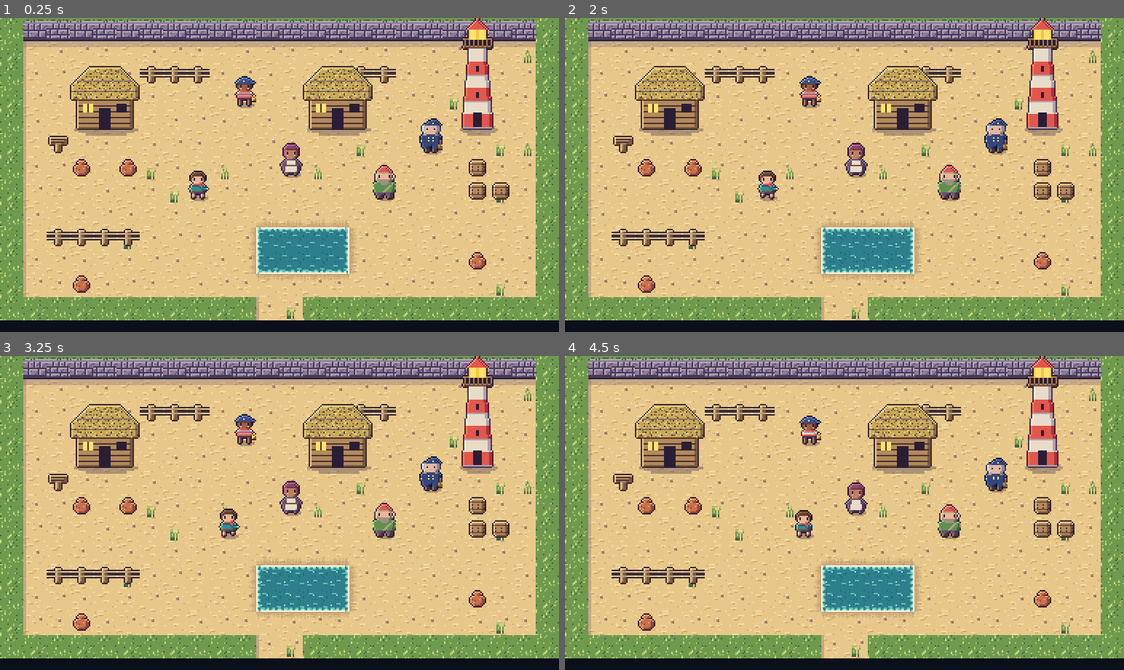
Above: before the commit, frames 1-4 (two rows, left to right).
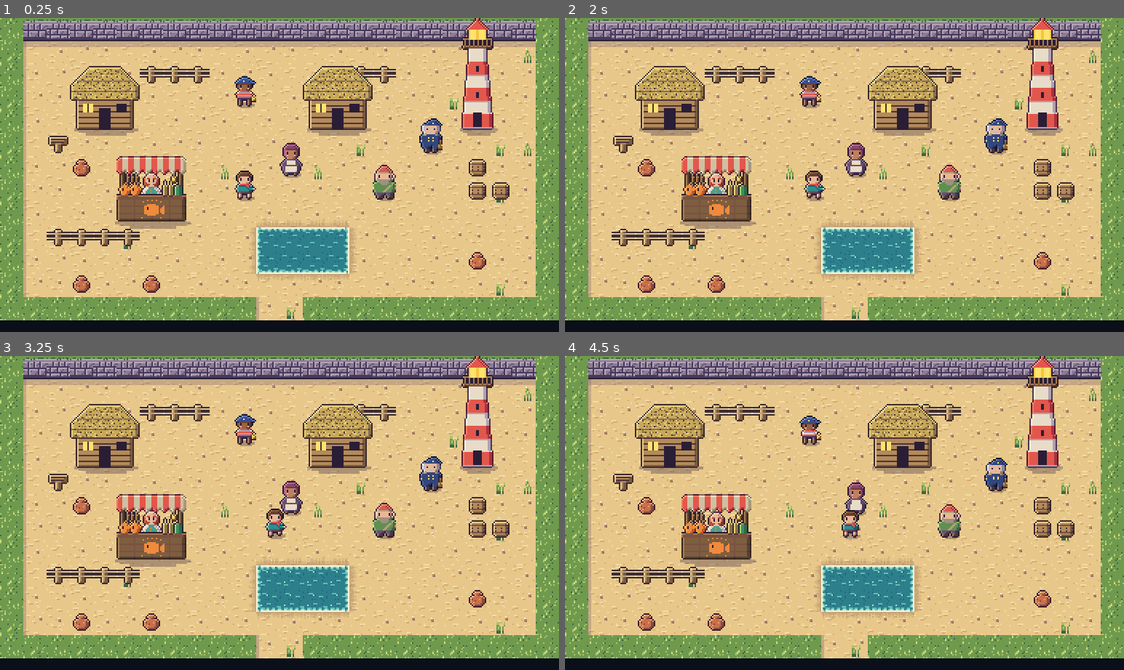
Above: after the commit, the same moments.

Repository: ashciraulo/Leviathan
Game: Godot game, scene res://rooms/room_0_-1.tscn
Same seed, same stepped clock (60 frames per second), same inputs: the game is played once before the commit and once after it. This scene is started directly instead of the project's main scene.
Inputs (mouse positions are in pixels of both pictures, inside the frame that each line leads up to):
- Up to frame 1 (0.25 s): no input
- Up to frame 2 (2 s): tap Enter (ui_accept) at 0.5, 0.77, 1.07 s; move the mouse to (967, 159) at 0.52 s; hold D (move_right) 0.53-1.25 s; hold J (attack) 0.53-1.25 s; click (967, 159) at 0.67 s; tap K (interact) at 0.8 s; drag from (732, 190) to (816, 237) at 1.27 s
- Up to frame 3 (3.25 s): move the mouse to (335, 443) at 2.02 s; hold D (move_right) 2.03-2.75 s; hold Enter (ui_accept) 2.03-2.75 s; click (335, 443) at 2.17 s; tap J (attack) at 2.3 s; drag from (251, 575) to (111, 465) at 2.77 s
- Up to frame 4 (4.5 s): move the mouse to (1012, 560) at 3.52 s; hold A (move_left) 3.53-4.25 s; hold H (hum) 3.53-4.25 s; click (1012, 560) at 3.67 s; tap Enter (ui_accept) at 3.77, 3.8, 4.07 s; tap M (map) at 4.15 s; drag from (676, 465) to (760, 434) at 4.27 s

The runs differ from the first frame. In frame 1, 3.2% of the frame differs, in the area x 20-46%, y 43-88%; in frame 2, 3.2%; in frame 3, 3.2%; in frame 4, 3.2%.

Commit message:
Marlo Pike's shop: a market stall in Saltmarrow and wares for glints
- Marlo Pike, Saltmarrow's trader: sprite, portrait and a striped market
  stall (room letter 7) with his wares on the counter. Wren talks to him
  across the counter; his wares come up after he's had his say.
- ShopMenu: puffer bombs (after the Hull), lamp oil and kelp tonic (fills
  an empty jar), priced in one STOCK table. Rows show why they can't be
  bought (full, no empty jar); short purses get a refusal sound.
- Dialogue: introduction, puffers after the Hull, a word after the ending,
  and thanks after a trade. Pell and a pot in Saltmarrow moved to make room.
- shop_buy and shop_short sounds; smoke tests; SHOTS_ONLY=shop.

Co-Authored-By: Claude Opus 5.5 <noreply@anthropic.com>
Claude-Session: https://claude.ai/code/session_01UYEn5W5LpGkpUT361h8ASu

Diff:
--- a/locale/strings.csv
+++ b/locale/strings.csv
@@ -535,6 +535,18 @@
 NETTLE_BELL_2,Yes! I knew you saw.
 NETTLE_WAYSHELL_1,"Hessa gave you the old keepers' shell? Then you're a proper keeper now."
 NETTLE_WAYSHELL_2,"When you're old, I'll take over. That's the plan."
+NAME_MARLO,Marlo Pike
+MARLO_1,"Pike's the name, Marlo Pike. If it's worth having in Saltmarrow, it crosses this counter first."
+MARLO_2,"Glints only, mind. Shells and promises I can pick up off the beach for nothing."
+MARLO_AGAIN,"Back again, young keeper? Go on, have a look."
+MARLO_PUFFERS_1,"You cracked that old hull open! The puffers are back in the shallows, fat as you like."
+MARLO_PUFFERS_2,"Dried, and stuffed with blast-salt. Keep them well away from that lamp of yours."
+MARLO_THANKS,"Pleasure doing business. Mind how you go."
+MARLO_END,"Quiet tides now. Good for trade. Good for sleeping, too, I find."
+SHOP_TITLE,Pike's Wares
+SHOP_LEAVE,Leave
+SHOP_FULL,Full
+SHOP_NO_JAR,No empty jar
 NAME_AGNA,Agna Holt
 AGNA_1,"A keeper's cap. Haven't seen one of those up the pass in years."
 AGNA_2,"This is the Kiln. All seven bells were cast in there, from bronze and the Old One's shed scale."
--- a/rooms/room_0_-1.tscn
+++ b/rooms/room_0_-1.tscn
@@ -12,10 +12,10 @@
 #.........5............#
 #...H.........H.....L..#
 #.n...............h....#
-#..o.o......3.......u..#
-#.......2.......4...uu.#
-#......................#
+#..o........3.......u..#
+#.........2.....4...uu.#
+#.....7................#
 #.ffff.....~~~~........#
 #..........~~~~.....o..#
-#..o...................#
+#..o..o................#
 ###########..###########"
--- a/scripts/art/art.gd
+++ b/scripts/art/art.gd
@@ -30,6 +30,7 @@
 const FENCE := preload("res://assets/props/fence.png")
 const SIGN := preload("res://assets/props/sign.png")
 const HUT := preload("res://assets/props/hut.png")
+const MARKET_STALL := preload("res://assets/props/market_stall.png")
 const LIGHTHOUSE := preload("res://assets/props/lighthouse.png")
 const WORLD_TILES := preload("res://assets/tiles/world.png")
 const MANGROVE := preload("res://assets/props/mangrove.png")
@@ -45,6 +46,7 @@
 const VILLAGER_PELL := preload("res://assets/sprites/villager_pell.png")
 const VILLAGER_NETTLE := preload("res://assets/sprites/villager_nettle.png")
 const VILLAGER_AGNA := preload("res://assets/sprites/villager_agna.png")
+const VILLAGER_MARLO := preload("res://assets/sprites/villager_marlo.png")
 const VILLAGER_LOWE := preload("res://assets/sprites/villager_lowe.png")
 const VILLAGER_MURMUR := preload("res://assets/sprites/villager_murmur.png")
 const VILLAGER_VAEL := preload("res://assets/sprites/villager_vael.png")
@@ -69,6 +71,7 @@
 const PORTRAIT_VAEL_KEEPER := preload("res://assets/portraits/vael_keeper.png")
 const PORTRAIT_MARGA := preload("res://assets/portraits/marga.png")
 const PORTRAIT_DUNSTAN := preload("res://assets/portraits/dunstan.png")
+const PORTRAIT_MARLO := preload("res://assets/portraits/marlo.png")
 
 const FLASH_SHADER := """
 shader_type canvas_item;
--- a/scripts/autoload/audio.gd
+++ b/scripts/autoload/audio.gd
@@ -173,6 +173,8 @@
 	"ui_move": {"wave": "square", "f0": 880.0, "f1": 880.0, "dur": 0.03, "vol": 0.18},
 	"ui_select": {"wave": "square", "f0": 660.0, "f1": 990.0, "dur": 0.08, "vol": 0.22},
 	"ui_back": {"wave": "square", "f0": 660.0, "f1": 440.0, "dur": 0.08, "vol": 0.22},
+	"shop_buy": {"wave": "square", "f0": 1320.0, "f1": 1760.0, "dur": 0.16, "vol": 0.25, "steps": 2},
+	"shop_short": {"wave": "square", "f0": 220.0, "f1": 180.0, "dur": 0.14, "vol": 0.25},
 	"ui_open": {"wave": "triangle", "f0": 440.0, "f1": 660.0, "dur": 0.1, "vol": 0.3},
 	"text_blip": {"wave": "square", "f0": 1100.0, "f1": 1100.0, "dur": 0.02, "vol": 0.1},
 	"pickup": {"wave": "square", "f0": 1320.0, "f1": 1760.0, "dur": 0.06, "vol": 0.25},
--- a/scripts/dialogue/conversations.gd
+++ b/scripts/dialogue/conversations.gd
@@ -32,9 +32,17 @@
 	"vael_keeper": ["NAME_VAEL", Art.PORTRAIT_VAEL_KEEPER],
 	"marga": ["NAME_MARGA", Art.PORTRAIT_MARGA],
 	"dunstan": ["NAME_DUNSTAN", Art.PORTRAIT_DUNSTAN],
+	"marlo": ["NAME_MARLO", Art.PORTRAIT_MARLO],
 }
 
 const TALKS := {
+	# Marlo Pike talks across his stall's counter; his wares come after.
+	"marlo": [
+		{"if": ["seen_ending"], "lines": ["MARLO_END"]},
+		{"if": ["met_marlo", "tidebell_hull"], "unless": ["marlo_puffers"], "set": ["marlo_puffers"], "lines": ["MARLO_PUFFERS_1", "MARLO_PUFFERS_2"]},
+		{"if": ["met_marlo"], "lines": ["MARLO_AGAIN"]},
+		{"set": ["met_marlo"], "lines": ["MARLO_1", "MARLO_2"]},
+	],
 	"hessa": [
 		{"if": ["seen_hessa_confession"], "lines": ["HESSA_AFTER_TURN"]},
 		{"if": ["seen_wayshell"], "lines": ["HESSA_AFTER_BELL"]},
--- /dev/null
+++ b/scripts/shop/market_stall.gd
@@ -0,0 +1,49 @@
+class_name MarketStall
+extends StaticBody2D
+## Marlo Pike's stall in Saltmarrow: a counter under a striped awning with
+## Marlo behind it. Talking at the counter gets a word from Marlo, then his
+## wares (ShopMenu). Rooms place it with the letter 7.
+
+## Where Marlo stands, behind the counter.
+const MARLO_AT := Vector2(0, -12)
+## Solid from the counter's front back to the wall behind Marlo, so nobody
+## walks round behind the stall.
+const FOOTPRINT := Vector2(46, 26)
+
+var marlo: Npc
+var _busy := false
+
+
+func _ready() -> void:
+	add_to_group("interactable")
+	add_to_group("market_stall")
+	Layers.assign(self, Layers.WORLD, [])
+	add_child(Layers.rect_shape(FOOTPRINT, Vector2(0, -FOOTPRINT.y / 2.0)))
+	var shade := Art.shadow(true)
+	shade.scale = Vector2(FOOTPRINT.x / 14.0, 1.5)
+	add_child(shade)
+	# Marlo first, so the counter draws over his legs.
+	marlo = Npc.new("marlo")
+	marlo.position = MARLO_AT
+	add_child(marlo)
+	# He is talked to across the counter, not directly.
+	marlo.remove_from_group("interactable")
+	add_child(Art.sprite(Art.MARKET_STALL, 1, 1, 44))
+
+
+func interact() -> void:
+	if _busy or DialogueBox.is_open:
+		return
+	_busy = true
+	if not marlo.current_pages().is_empty():
+		marlo.interact()
+		await Events.dialogue_finished
+		if not is_inside_tree():
+			return
+	var menu := ShopMenu.new()
+	get_tree().current_scene.add_child(menu)
+	var bought: bool = await menu.closed
+	if bought and is_inside_tree():
+		Events.conversation_requested.emit(Conversations.pages("marlo", {"lines": ["MARLO_THANKS"]}))
+		await Events.dialogue_finished
+	_busy = false
--- /dev/null
+++ b/scripts/shop/shop_menu.gd
@@ -0,0 +1,209 @@
+class_name ShopMenu
+extends CanvasLayer
+## Marlo Pike's wares: pick a row and pay in glints. Opens over the paused
+## game after Marlo has had his say, and closes on Leave or Back.
+##
+## Stock rows: {id, count, price} hand over `count` of an item; {jar: contents,
+## price} fills an empty jar. "if" is a flag the row waits for. Prices are
+## kept here in one table so they are easy to retune.
+
+signal closed(bought: bool)
+
+const STOCK := [
+	{"id": "puffer_bombs", "count": 5, "price": 20, "if": "tidebell_hull"},
+	{"id": "lamp_oil", "count": 3, "price": 15},
+	{"jar": Items.JAR_POTION, "price": 30},
+]
+const PANEL := Rect2(64, 14, 256, 134)
+const INFO := Rect2(64, 152, 256, 44)
+const FIRST_ROW := Vector2(80, 58)
+const ROW_STEP := 22
+## The press that closed Marlo's dialogue mustn't also buy something.
+const INPUT_DELAY := 0.2
+const SHAKE_TIME := 0.3
+const FLASH_TIME := 0.35
+
+var _rows: Array = []
+var _cursor := 0
+var _time := 0.0
+var _bought := false
+var _done := false
+var _shake := 0.0
+var _flash := 0.0
+## Glints just spent, floating up from the purse.
+var _spent := 0
+var _spent_time := 0.0
+var _canvas: Control
+
+
+func _ready() -> void:
+	layer = 25
+	process_mode = Node.PROCESS_MODE_ALWAYS
+	add_to_group("shop_menu")
+	_rows = rows()
+	get_tree().paused = true
+	_canvas = Control.new()
+	_canvas.set_anchors_preset(Control.PRESET_FULL_RECT)
+	_canvas.mouse_filter = Control.MOUSE_FILTER_IGNORE
+	_canvas.draw.connect(_draw_menu)
+	add_child(_canvas)
+	Audio.play_sfx("ui_open")
+
+
+## The rows on sale now (stock waiting on a flag is left out).
+static func rows() -> Array:
+	var out: Array = []
+	for row: Dictionary in STOCK:
+		if row.has("if") and not GameState.has_flag(str(row["if"])):
+			continue
+		out.append(row)
+	return out
+
+
+## Why a row can't be bought right now: "" if it can, else a reason key.
+static func blocked(row: Dictionary) -> String:
+	if row.has("jar"):
+		if GameState.jars.is_empty() or not Items.JAR_EMPTY in GameState.jars:
+			return "SHOP_NO_JAR"
+	elif GameState.item_count(str(row["id"])) >= Items.max_count(str(row["id"])):
+		return "SHOP_FULL"
+	return ""
+
+
+static func can_afford(row: Dictionary) -> bool:
+	return GameState.item_count("glint") >= int(row["price"])
+
+
+## Buys row i. False (and nothing changes) if it can't be bought.
+func buy(i: int) -> bool:
+	var row: Dictionary = _rows[i]
+	if blocked(row) != "" or not can_afford(row):
+		_shake = SHAKE_TIME
+		Audio.play_sfx("shop_short")
+		return false
+	GameState.take_item("glint", int(row["price"]))
+	if row.has("jar"):
+		GameState.fill_jar(str(row["jar"]))
+	else:
+		GameState.give_item(str(row["id"]), int(row["count"]), false)
+	_bought = true
+	_flash = FLASH_TIME
+	_spent = int(row["price"])
+	_spent_time = 0.0
+	Audio.play_sfx("shop_buy")
+	return true
+
+
+func close() -> void:
+	if _done:
+		return
+	_done = true
+	Audio.play_sfx("ui_back")
+	get_tree().paused = false
+	queue_free()
+	closed.emit(_bought)
+
+
+func _process(delta: float) -> void:
+	_time += delta
+	_shake = maxf(_shake - delta, 0.0)
+	_flash = maxf(_flash - delta, 0.0)
+	_spent_time += delta
+	_canvas.queue_redraw()
+
+
+func _input(event: InputEvent) -> void:
+	if event is InputEventMouseMotion or _done:
+		return
+	get_viewport().set_input_as_handled()
+	if _time < INPUT_DELAY:
+		return
+	var dir := MenuKit.direction(event)
+	if dir.y != 0:
+		_cursor = posmod(_cursor + dir.y, _rows.size() + 1)
+		Audio.play_sfx("ui_move")
+	elif MenuKit.cancel(event) or event.is_action_pressed("pause"):
+		close()
+	elif MenuKit.confirm(event):
+		if _cursor == _rows.size():
+			close()
+		else:
+			buy(_cursor)
+
+
+func _row_rect(i: int) -> Rect2:
+	return Rect2(FIRST_ROW + Vector2(0, i * ROW_STEP), Vector2(PANEL.size.x - 32, 20))
+
+
+func _draw_menu() -> void:
+	var c := _canvas
+	c.draw_rect(Rect2(Vector2.ZERO, Vector2(384, 216)), Color(0, 0, 0, 0.45))
+	MenuKit.draw_panel(c, PANEL)
+	MenuKit.draw_panel(c, INFO)
+	# Marlo at the top, and the purse.
+	c.draw_texture(Art.PORTRAIT_MARLO, PANEL.position + Vector2(12, 10))
+	MenuKit.draw_text(c, "NAME_MARLO", PANEL.position + Vector2(50, 12), MenuKit.TEXT_HEAD)
+	MenuKit.draw_text(c, "SHOP_TITLE", PANEL.position + Vector2(50, 24), MenuKit.TEXT_GOLD)
+	var purse := Vector2(PANEL.end.x - 60, PANEL.position.y + 14)
+	MenuKit.draw_icon(c, "glint", purse)
+	MenuKit.draw_text(c, "x %d" % GameState.item_count("glint"), purse + Vector2(18, 4))
+	if _spent > 0 and _spent_time < 0.8:
+		var a := 1.0 - _spent_time / 0.8
+		MenuKit.draw_text(c, "-%d" % _spent, purse + Vector2(18, -6 - _spent_time * 10.0), Color(MenuKit.TEXT_WARN, a))
+	c.draw_rect(Rect2(PANEL.position + Vector2(10, 46), Vector2(PANEL.size.x - 20, 1)), MenuKit.TEXT_DIM)
+	for i in _rows.size():
+		_draw_row(i)
+	var leave := _row_rect(_rows.size())
+	MenuKit.draw_text(c, "SHOP_LEAVE", leave.position + Vector2(26, 6), MenuKit.TEXT if _cursor == _rows.size() else MenuKit.TEXT_DIM)
+	var cursor_rect := _row_rect(_cursor)
+	if _cursor == _rows.size():
+		cursor_rect = Rect2(leave.position + Vector2(22, 2), Vector2(MenuKit.text_width(c, "SHOP_LEAVE") + 8, 16))
+	MenuKit.draw_cursor(c, cursor_rect)
+	_draw_info()
+
+
+func _draw_row(i: int) -> void:
+	var c := _canvas
+	var row: Dictionary = _rows[i]
+	var r := _row_rect(i)
+	if i == _cursor and _shake > 0.0:
+		r.position.x += round(sin(_shake * 60.0) * 2.0)
+	if i == _cursor and _flash > 0.0:
+		c.draw_rect(r, Color(MenuKit.TEXT_GOLD, 0.25 * _flash / FLASH_TIME))
+	var reason := blocked(row)
+	MenuKit.draw_slot(c, r.position)
+	var icon_at := r.position + Vector2(2, 2)
+	if row.has("jar"):
+		MenuKit.draw_icon_frame(c, Items.JAR_ICONS[row["jar"]], icon_at)
+	else:
+		MenuKit.draw_icon(c, str(row["id"]), icon_at)
+	var name := _name_key(row)
+	var name_colour := MenuKit.TEXT if reason == "" else MenuKit.TEXT_DIM
+	MenuKit.draw_text(c, name, r.position + Vector2(26, 6), name_colour, HORIZONTAL_ALIGNMENT_LEFT, -1.0, 110.0)
+	if row.has("count"):
+		MenuKit.draw_text(c, "x %d" % int(row["count"]), r.position + Vector2(140, 6), MenuKit.TEXT_DIM)
+	var right := r.end.x - 2
+	if reason != "":
+		var w := MenuKit.text_width(c, reason)
+		MenuKit.draw_text(c, reason, Vector2(right - w, r.position.y + 6), MenuKit.TEXT_DIM)
+		return
+	var price := str(int(row["price"]))
+	var pw := MenuKit.text_width(c, price)
+	MenuKit.draw_icon(c, "glint", Vector2(right - 16, r.position.y + 2))
+	MenuKit.draw_text(c, price, Vector2(right - 18 - pw, r.position.y + 6), MenuKit.TEXT_GOLD if can_afford(row) else MenuKit.TEXT_WARN)
+
+
+static func _name_key(row: Dictionary) -> String:
+	if row.has("jar"):
+		return "ITEM_JAR_" + str(row["jar"]).to_upper()
+	return Items.name_key(str(row["id"]))
+
+
+func _draw_info() -> void:
+	var at := INFO.position + Vector2(10, 5)
+	var width := INFO.size.x - 20
+	if _cursor == _rows.size():
+		return
+	var key := _name_key(_rows[_cursor])
+	MenuKit.draw_text(_canvas, key, at, MenuKit.TEXT_GOLD)
+	MenuKit.draw_wrapped(_canvas, key + "_DESC", at + Vector2(0, 12), width, MenuKit.TEXT, 2)
--- a/scripts/world/npc.gd
+++ b/scripts/world/npc.gd
@@ -26,6 +26,7 @@
 	"dunstan": {"texture": Art.VILLAGER_DUNSTAN, "frames": 3, "near": 0, "talk": 2, "wander": 0.0},
 	"nettle": {"texture": Art.VILLAGER_NETTLE, "frames": 3, "near": 0, "talk": 2, "wander": 0.0},
 	"agna": {"texture": Art.VILLAGER_AGNA, "frames": 3, "near": 0, "talk": 2, "wander": 0.0},
+	"marlo": {"texture": Art.VILLAGER_MARLO, "frames": 3, "near": 0, "talk": 2, "wander": 0.0},
 }
 ## Sheet columns shared by everyone: idle, breathe, then talk/listen, and
 ## for walkers two walk frames.
--- a/scripts/world/room.gd
+++ b/scripts/world/room.gd
@@ -26,6 +26,7 @@
 ##             (big props: put the letter where the base centre stands;
 ##             the art rises above)
 ##          h  Old Hessa      1 2 3 4  villagers (see Npc.LETTERS)
+##          7  Marlo Pike's market stall (MarketStall)
 ##          k  Pell's three-clawed crab (shows once Pell asks for it)
 ##          C  chest (holds chest_item)
 ##          :  boardwalk over water (walkable; regions with "boardwalk" tiles)
@@ -507,6 +508,8 @@
 			node = door
 		"k":
 			node = QuestCrab.new()
+		"7":
+			node = MarketStall.new()
 		_ when Npc.LETTERS.has(tile):
 			node = Npc.new(Npc.LETTERS[tile])
 		_ when Prop.is_prop(tile):
--- a/tests/screenshots.gd
+++ b/tests/screenshots.gd
@@ -40,7 +40,7 @@
 	add_child(game)
 	await _wait(0.6)
 	# SHOTS_ONLY=kiln captures just the Kiln (for quick local runs).
-	if OS.get_environment("SHOTS_ONLY") in ["hull", "kiln", "mire", "gale", "glacier", "belfry", "tomb", "maw", "extras", "mantle", "lowe", "crucible", "turn", "mural", "ending"]:
+	if OS.get_environment("SHOTS_ONLY") in ["hull", "kiln", "mire", "gale", "glacier", "belfry", "tomb", "maw", "extras", "mantle", "lowe", "crucible", "turn", "mural", "ending", "shop"]:
 		match OS.get_environment("SHOTS_ONLY"):
 			"hull":
 				await _hull_shots(game)
@@ -84,6 +84,10 @@
 				game.queue_free()
 				await _wait(0.2)
 				await _ending_shots()
+			"shop":
+				game.queue_free()
+				await _wait(0.2)
+				await _shop_shots()
 		SaveManager.delete_save()
 		SaveManager.restore_aside(TEST_SLOT, "testbackup")
 		get_tree().quit(0)
@@ -385,6 +389,7 @@
 	await _turn_shots()
 	await _mural_shots()
 	await _ending_shots()
+	await _shop_shots()
 	GameState.reset_new_game()
 	GameState.set_flag("tidebell_hull")
 	GameState.set_flag("freed_mantle")
@@ -1189,6 +1194,46 @@
 	await _wait(0.2)
 
 
+## Marlo Pike's stall in Saltmarrow: Marlo across the counter, then his wares.
+func _shop_shots() -> void:
+	GameState.reset_new_game()
+	GameState.set_flag("tidebell_hull")
+	GameState.give_item("glint", 45, false)
+	GameState.give_item("jar", 2, false)
+	GameState.set_checkpoint(StoryDirector.SALTMARROW, GameState.NO_POSITION)
+	var village: Node = (load("res://scenes/game.tscn") as PackedScene).instantiate()
+	add_child(village)
+	await _wait(0.5)
+	var stall := get_tree().get_first_node_in_group("market_stall") as MarketStall
+	village.player.global_position = stall.global_position + Vector2(-6, 14)
+	village.player.facing = Vector2.UP
+	await _wait(0.4)
+	await _capture("54_marlos_stall")
+	village.player.try_interact()
+	await _wait(1.2)
+	await _capture("55_marlo_pike")
+	var box := _dialogue_box(village)
+	while box and DialogueBox.is_open:
+		box.advance()
+		box.advance()
+		await _wait(0.05)
+	await _wait(0.4)
+	var menu := get_tree().get_first_node_in_group("shop_menu") as ShopMenu
+	if menu:
+		menu.buy(1)
+		menu._cursor = 0
+		await _wait(0.15)
+		await _capture("56_pikes_wares")
+		menu.close()
+	await _wait(0.2)
+	while box and DialogueBox.is_open:
+		box.advance()
+		box.advance()
+		await _wait(0.05)
+	village.queue_free()
+	await _wait(0.2)
+
+
 ## The Old One turns after the Storm Bell rings, then Hessa's confession at
 ## home.
 func _turn_shots() -> void:
--- a/tests/smoke_test.gd
+++ b/tests/smoke_test.gd
@@ -56,6 +56,7 @@
 		await _test_credits()
 		await _test_equipment()
 		await _test_side_quests()
+		await _test_shop()
 	SaveManager.delete_save()
 	SaveManager.restore_aside(TEST_SLOT, "testbackup")
 	Engine.time_scale = 1.0
@@ -3657,3 +3658,67 @@
 	_check(GameState.bubbles == GameState.max_bubbles - 1 and player.state == Player.State.HURT, "the next is soaked up, but it breaks the hum")
 	game.queue_free()
 	await _wait(0.1)
+
+
+## Marlo Pike's stall in Saltmarrow: a word across the counter, then wares
+## bought with glints.
+func _test_shop() -> void:
+	GameState.reset_new_game()
+	GameState.set_checkpoint(StoryDirector.SALTMARROW, GameState.NO_POSITION)
+	var game: Node = (load("res://scenes/game.tscn") as PackedScene).instantiate()
+	add_child(game)
+	await _wait(0.4)
+	var stall := get_tree().get_first_node_in_group("market_stall") as MarketStall
+	_check(stall != null and game.current_room.is_ancestor_of(stall), "Marlo Pike's stall stands in Saltmarrow")
+	if stall == null:
+		game.queue_free()
+		return
+	var feet: float = stall.marlo.get_global_transform_with_canvas().origin.y
+	_check(feet + Room.TILE < DialogueBox.HIGHEST_POINT, "Marlo stays clear of the dialogue box (%d vs %d)" % [feet + Room.TILE, DialogueBox.HIGHEST_POINT])
+	for child in game.get_children():
+		if child is DialogueBox:
+			_check(child.lines_for("MARLO_THANKS", true) <= DialogueBox.MAX_LINES, "Marlo's thanks fit the box")
+	_check(ShopMenu.rows().all(func(r: Dictionary) -> bool: return r.get("id", "") != "puffer_bombs"), "no puffer bombs before the Hull")
+	# Wren steps up to the counter and talks.
+	game.player.global_position = stall.global_position + Vector2(0, 14)
+	game.player.facing = Vector2.UP
+	await _wait(0.1)
+	GameState.give_item("glint", 100, false)
+	_check(game.player.try_interact(), "Wren can talk across the counter")
+	_check(DialogueBox.is_open and GameState.has_flag("met_marlo"), "Marlo introduces himself")
+	_finish_talk(game)
+	await _wait(0.3)
+	var menu := get_tree().get_first_node_in_group("shop_menu") as ShopMenu
+	_check(menu != null and get_tree().paused, "then his wares come up, with the game paused")
+	if menu == null:
+		game.queue_free()
+		return
+	var oil := -1
+	var tonic := -1
+	var rows := ShopMenu.rows()
+	for i in rows.size():
+		if rows[i].get("id", "") == "lamp_oil":
+			oil = i
+		elif rows[i].has("jar"):
+			tonic = i
+	_check(menu.buy(oil) and GameState.item_count("lamp_oil") == 3 and GameState.item_count("glint") == 85, "lamp oil costs 15 glints")
+	_check(ShopMenu.blocked(rows[tonic]) == "SHOP_NO_JAR" and not menu.buy(tonic) and GameState.item_count("glint") == 85, "no tonic without an empty jar")
+	GameState.give_item("jar", 1, false)
+	_check(menu.buy(tonic) and GameState.jars[0] == Items.JAR_POTION and GameState.item_count("glint") == 55, "kelp tonic fills the jar for 30")
+	_check(ShopMenu.blocked(rows[tonic]) == "SHOP_NO_JAR", "a full jar takes no more")
+	GameState.take_item("glint", 50)
+	_check(not menu.buy(oil) and GameState.item_count("lamp_oil") == 3 and GameState.item_count("glint") == 5, "Marlo gives no credit")
+	GameState.give_item("lamp_oil", 10, false)
+	_check(ShopMenu.blocked(rows[oil]) == "SHOP_FULL", "a full flask can't take more oil")
+	menu.close()
+	await _wait(0.1)
+	_check(DialogueBox.is_open, "Marlo thanks Wren for the trade")
+	_finish_talk(game)
+	await _wait(0.1)
+	_check(not get_tree().paused and get_tree().get_first_node_in_group("shop_menu") == null, "the game carries on after the shop")
+	# After the Hull, puffers.
+	GameState.set_flag("tidebell_hull")
+	_check(ShopMenu.rows()[0]["id"] == "puffer_bombs", "puffer bombs are stocked after the Hull")
+	_check(Conversations.branch_for("marlo")["lines"][0] == "MARLO_PUFFERS_1", "and Marlo says so")
+	game.queue_free()
+	await _wait(0.1)
Binary file added: assets/portraits/marlo.png
Not shown, added: assets/portraits/marlo.png.import
Binary file added: assets/props/market_stall.png
Not shown, added: assets/props/market_stall.png.import
Binary file added: assets/sprites/villager_marlo.png
Not shown, added: assets/sprites/villager_marlo.png.import
Not shown, added: audio/sfx/shop_buy.wav.import
Not shown, added: audio/sfx/shop_short.wav.import
Not shown, added: scripts/shop/market_stall.gd.uid
Not shown, added: scripts/shop/shop_menu.gd.uid
Not shown, added: audio/sfx/shop_buy.wav
Not shown, added: audio/sfx/shop_short.wav
